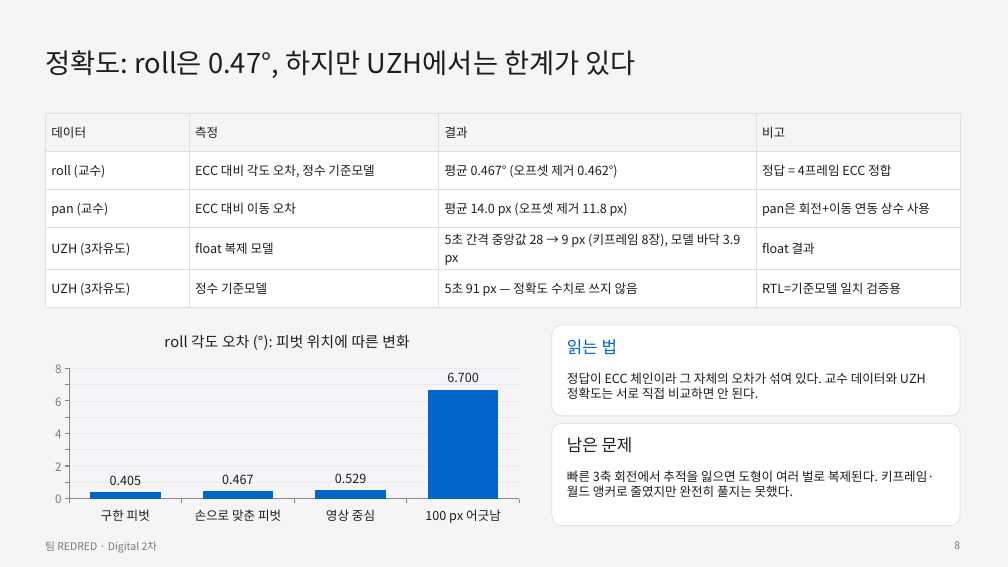
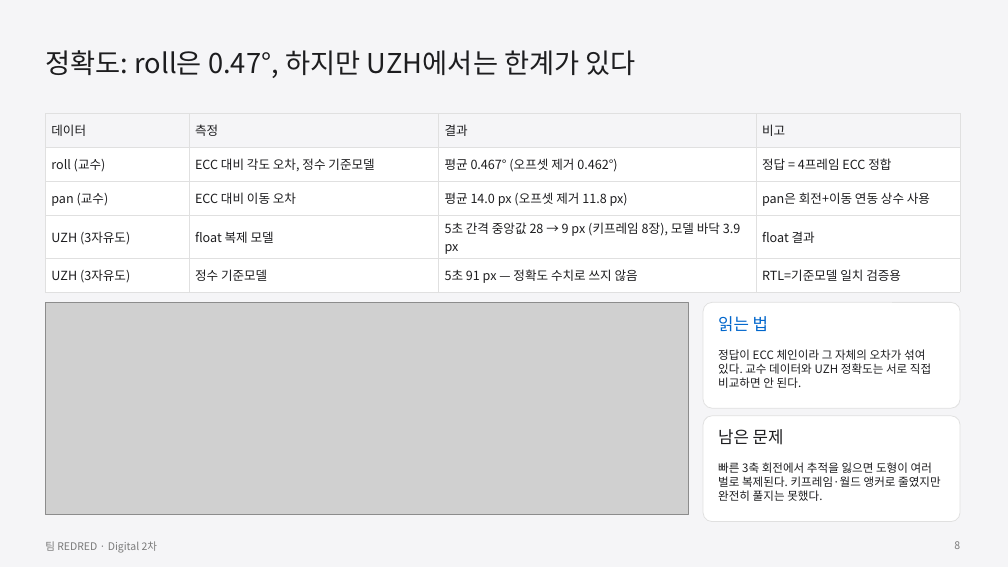
Before and after one commit to GangHeeJo/AI-SEMI, a slide deck: slide 8 of submission/REDRED_2차_발표자료_칩S.pptx. Drawn at 1008x567 pixels with LibreOffice and Linux fonts; fonts in the diff are those of the drawing; grey boxes stand for pictures. Boxes give left, top, right and bottom in pixels: in the first picture for what was removed or moved away, otherwise in the second. Text is boxed around its words. In the diff, an @@ line names an element or a change of style, - is before the commit and + after.

```diff
--- a/submission/REDRED_2차_발표자료_칩S.pptx
+++ b/submission/REDRED_2차_발표자료_칩S.pptx
@@ table resized from (x1=45, y1=113, x2=960, y2=300) to (x1=45, y1=113, x2=960, y2=287) @@
@@ column chart removed at (x1=45, y1=318, x2=529, y2=529) @@
-title "roll 각도 오차 (°): 피벗 위치에 따른 변화"
-categories: 구한 피벗, 손으로 맞춘 피벗, 영상 중심, 100 px 어긋남
-Series 1: 0.405, 0.467, 0.529, 6.7
@@ picture added at (x1=45, y1=302, x2=688, y2=515) @@
@@ rounded rectangle at (x1=703, y1=302, x2=960, y2=408): proportions changed @@
@@ rounded rectangle resized from (x1=552, y1=325, x2=960, y2=416) to (x1=703, y1=302, x2=960, y2=408) @@
@@ text "읽는 법" moved from (x1=567, y1=339, x2=617, y2=355) to (x1=718, y1=316, x2=768, y2=332) @@
@@ text "정답이 ECC 체인이라 그 자체의 ..." at (x1=718, y1=349, x2=931, y2=388): size 12 to 11 pt @@
@@ text "정답이 ECC 체인이라 그 자체의 ..." moved from (x1=567, y1=372, x2=926, y2=399) to (x1=718, y1=349, x2=931, y2=388) @@
@@ rounded rectangle resized from (x1=552, y1=423, x2=960, y2=526) to (x1=703, y1=416, x2=960, y2=522) @@
@@ rounded rectangle at (x1=703, y1=416, x2=960, y2=522): proportions changed @@
@@ text "남은 문제" moved from (x1=567, y1=437, x2=633, y2=453) to (x1=718, y1=429, x2=784, y2=445) @@
@@ text "빠른 3축 회전에서 추적을 잃으면 ..." moved from (x1=567, y1=470, x2=934, y2=497) to (x1=718, y1=462, x2=941, y2=501) @@
@@ text "빠른 3축 회전에서 추적을 잃으면 ..." at (x1=718, y1=462, x2=941, y2=501): size 12 to 11 pt @@
```
Also in this commit, not shown: 3 other slides changed, 7 other files.
